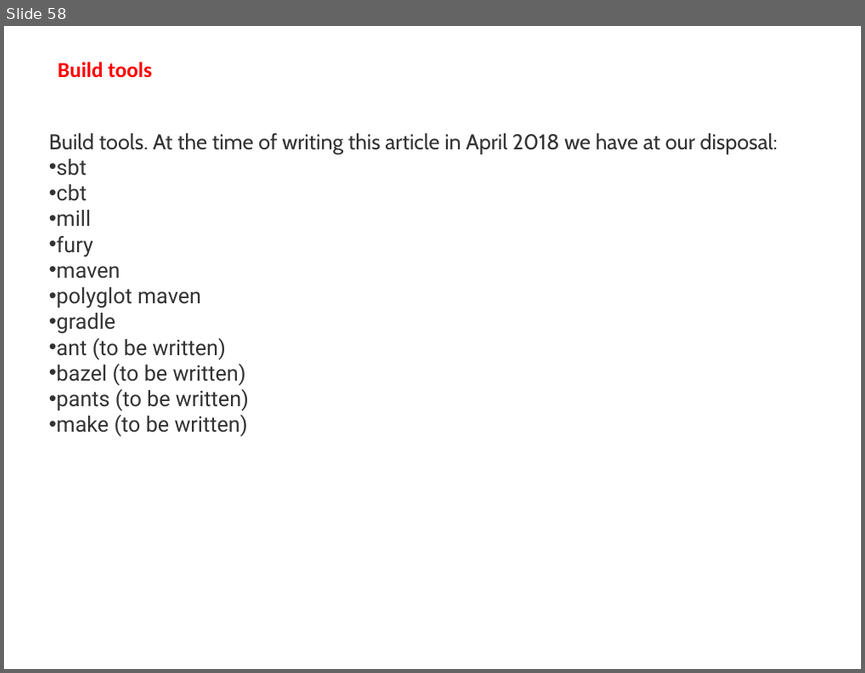
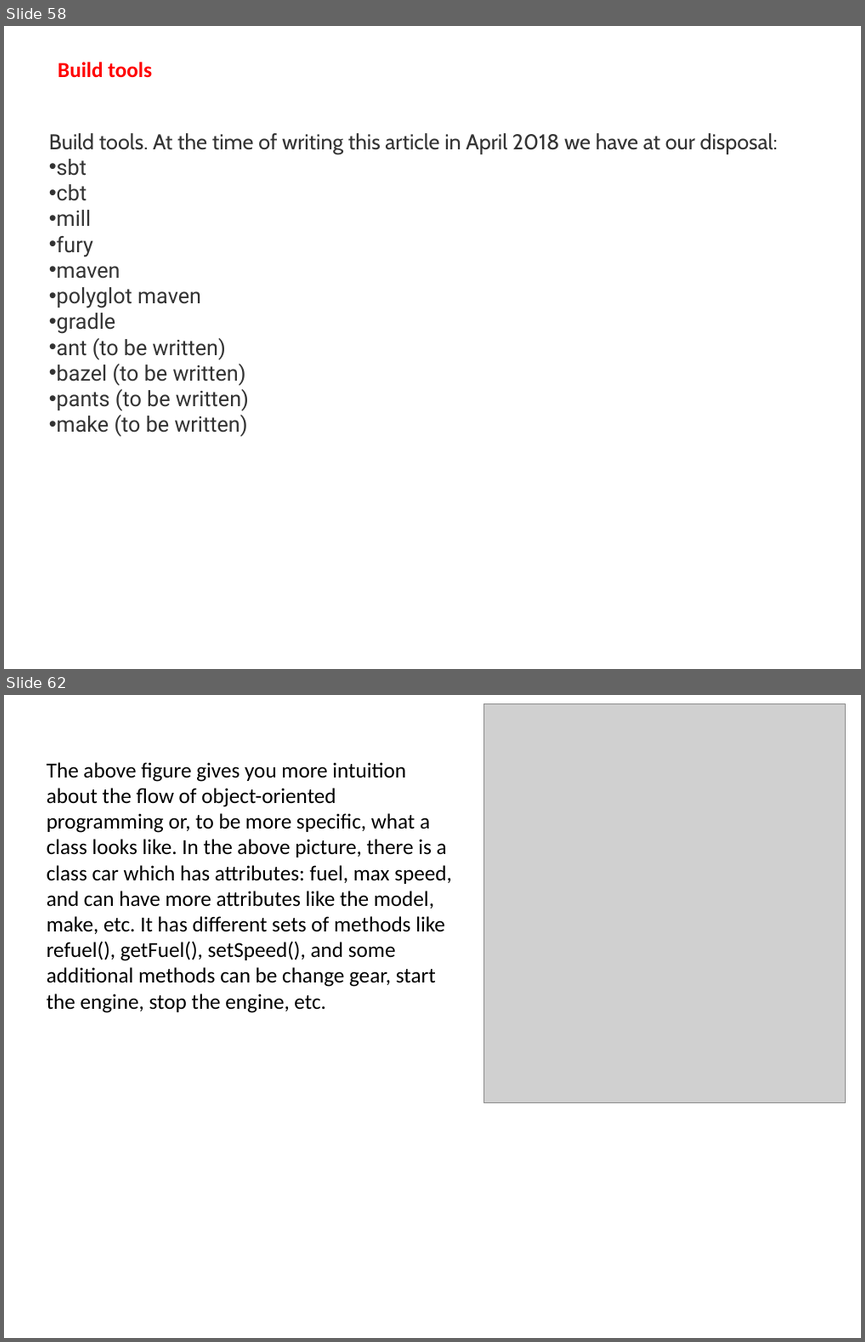
Before and after one commit to makhan010385/Mtech, a slide deck: Scala.pptx. Shown one above the other, each under a label of ours: slide 58 before the commit, slides 58 and 62 after it; the slides between them are not shown. The pictures are 865x673 and 865x1342 pixels, drawn with LibreOffice and Linux fonts; fonts in the diff are those of the drawing; grey boxes stand for pictures. Boxes give left, top, right and bottom in pixels: in the first picture for what was removed or moved away, otherwise in the second. Text is boxed around its words. In the diff, an @@ line names an element or a change of style, - is before the commit and + after.

```diff
--- a/Scala.pptx
+++ b/Scala.pptx
@@ slide 62 added at bbox=[4, 695, 861, 1338], background #FFFFFF @@
@@ picture added at bbox=[483, 704, 846, 1103] @@
@@ text added at bbox=[46, 762, 452, 1013], 18 pt, text #000000 @@
+The above figure gives you more intuition about the flow of object-oriented programming or, to be more specific, what a class looks like. In the above picture, there is a class car which has attributes: fuel, max speed, and can have more attributes like the model, make, etc. It has different sets of methods like refuel(), getFuel(), setSpeed(), and some additional methods can be change gear, start the engine, stop the engine, etc.
```
Also in this commit, not shown: 11 other slides added.
